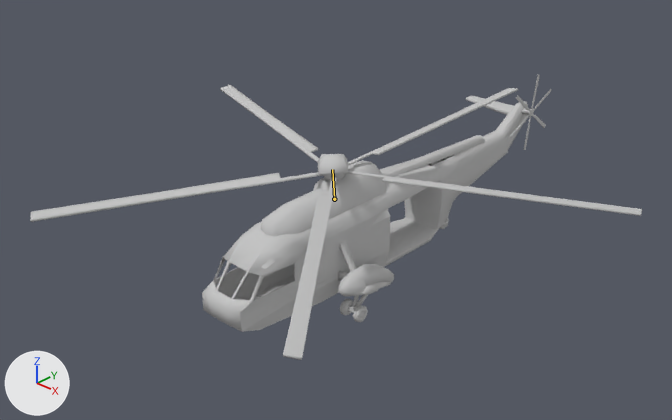
An edit to the Blender file Resources/Blender/Helicopter/helicopter.blend, drawn before and after from the same camera.
The view is the same before and after, from a 50 mm lens placed at (10.47, -11.04, 9.03), pointed at (-0.4, 0.51, 1.32). The axes (+X, +Y, +Z) are drawn at lower left. The lights are the same throughout. The bones that change are drawn over the model as lines.

Names of what the first picture shows: 'casco.000', 'casco.001', 'casco.003', 'casco.004', 'main'.
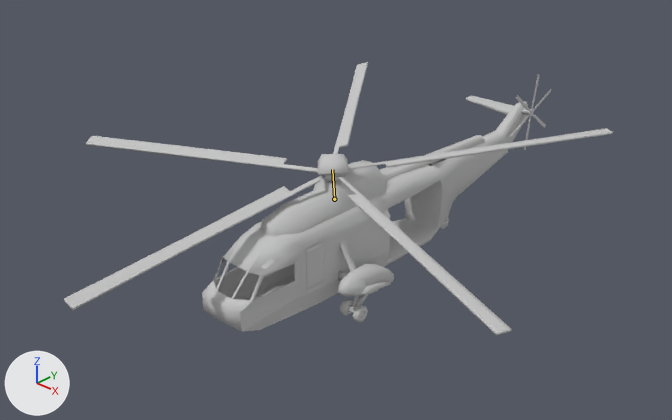
The newer file adds an action. The first version stands in its rest pose; the second is drawn at frame 50 of the action 'ArmatureAction.002'.

Changed parts and their boxes [x1, y1, x2, y2] in the pictures (672 x 420 px):
```json
{"object": "main", "change": "posed", "before": [30, 85, 642, 360], "after": [64, 62, 613, 336], "on screen": "10% narrower"}
```

Edits to the scene script, one JSON object a line:
```json
{"block": "bone_main", "where": "bone_main = bpy.data.objects['Armature'].pose.bones['main']  # child of 'root'"}
{"op": "set", "path": "bone_main.rotation_euler", "old": "(0.0, 0.0, 0.0)", "new": "(0.0, 3.107, 0.0)", "note": "degrees (0, 0, 0) -> degrees (0, 178, 0)"}
```
